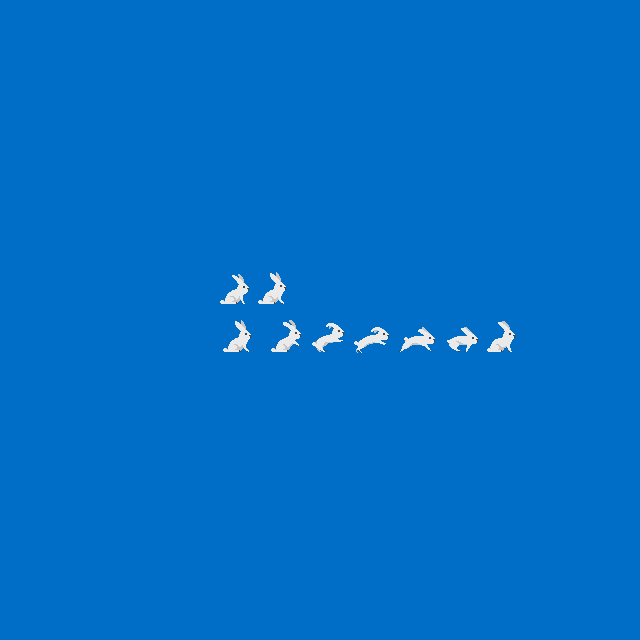
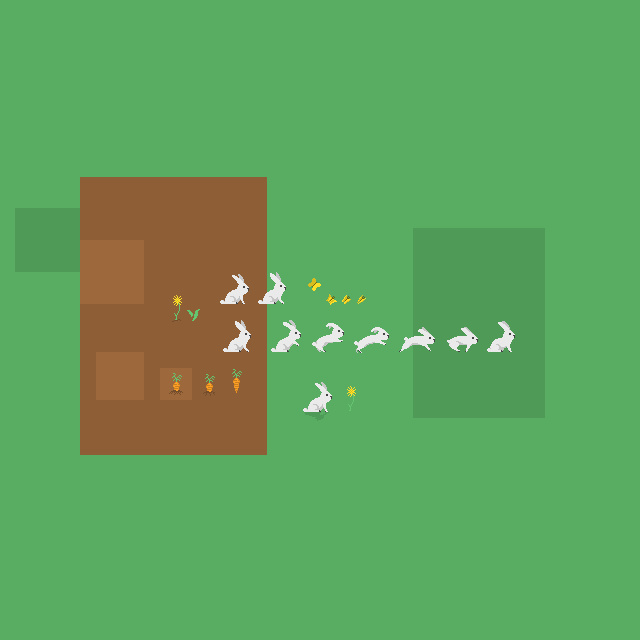
The second w=640, h=640 image is a revision of the first. Changes to its layers:
painted on "Ebene #1" over [169, 278, 366, 421]
added layer "Ebene #3" above "Ebene" over [15, 177, 545, 455]
added layer "Ebene" above "Ebene #2" over [0, 0, 640, 640]
hid "Ebene #2" over [0, 0, 640, 640]
